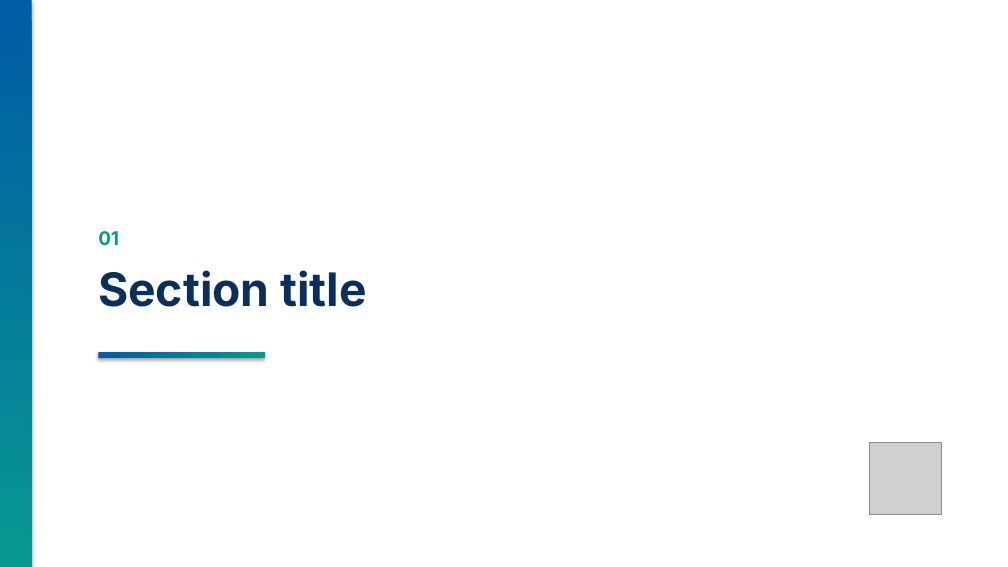
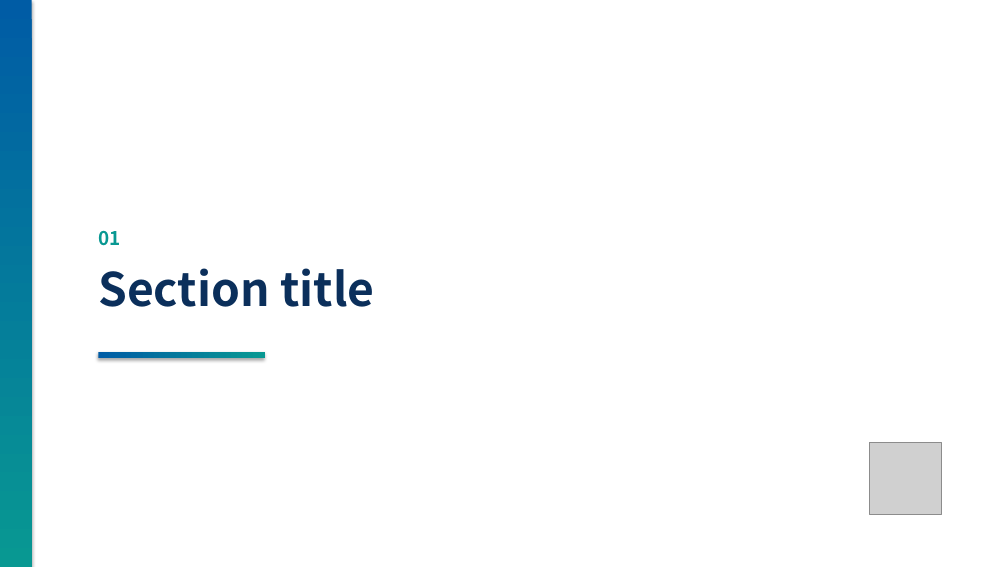
Before and after one commit to enthusiast87/MS3L.io, a slide deck: slide 2 of assets/templates/MS3L_presentation_template.pptx. Drawn at 1008x567 pixels with LibreOffice and Linux fonts; fonts in the diff are those of the drawing; grey boxes stand for pictures. Boxes give left, top, right and bottom in pixels: in the first picture for what was removed or moved away, otherwise in the second. Text is boxed around its words. In the diff, an @@ line names an element or a change of style, - is before the commit and + after.

```diff
--- a/assets/templates/MS3L_presentation_template.pptx
+++ b/assets/templates/MS3L_presentation_template.pptx
@@ text "01" at [98,230,120,246]: font Inter to Noto Sans CJK KR @@
@@ text "Section title" at [98,268,374,307]: font Inter to Noto Sans CJK KR @@
```
Also in this commit, not shown: 5 other slides changed, 4 other files.
